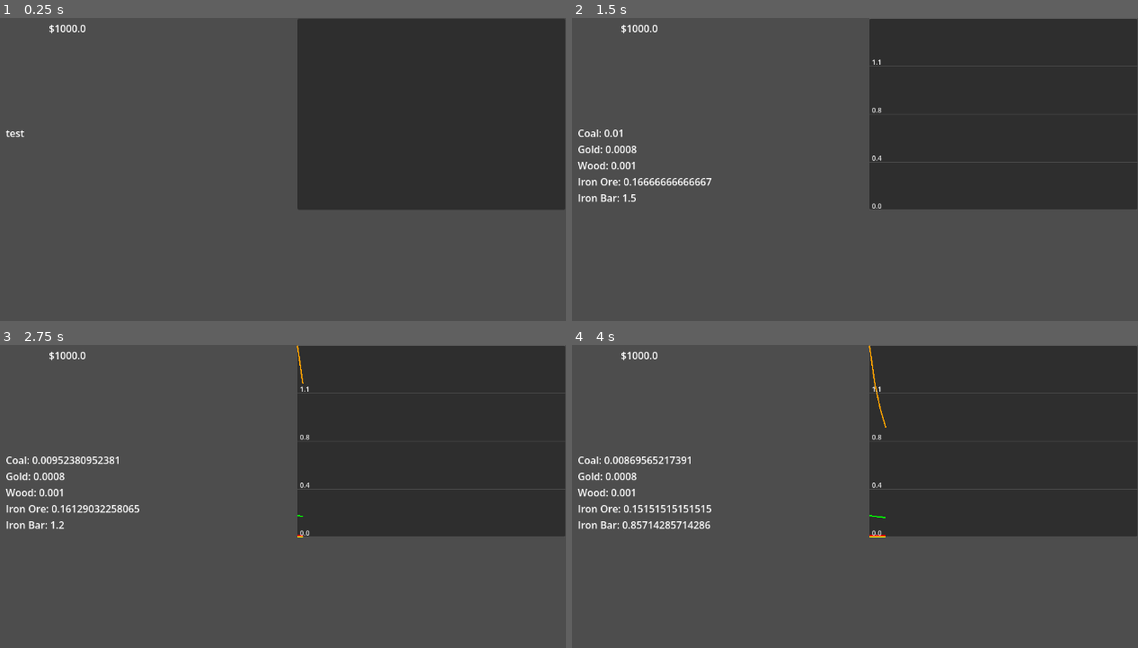
Above: before the commit, frames 1-4 (two rows, left to right).
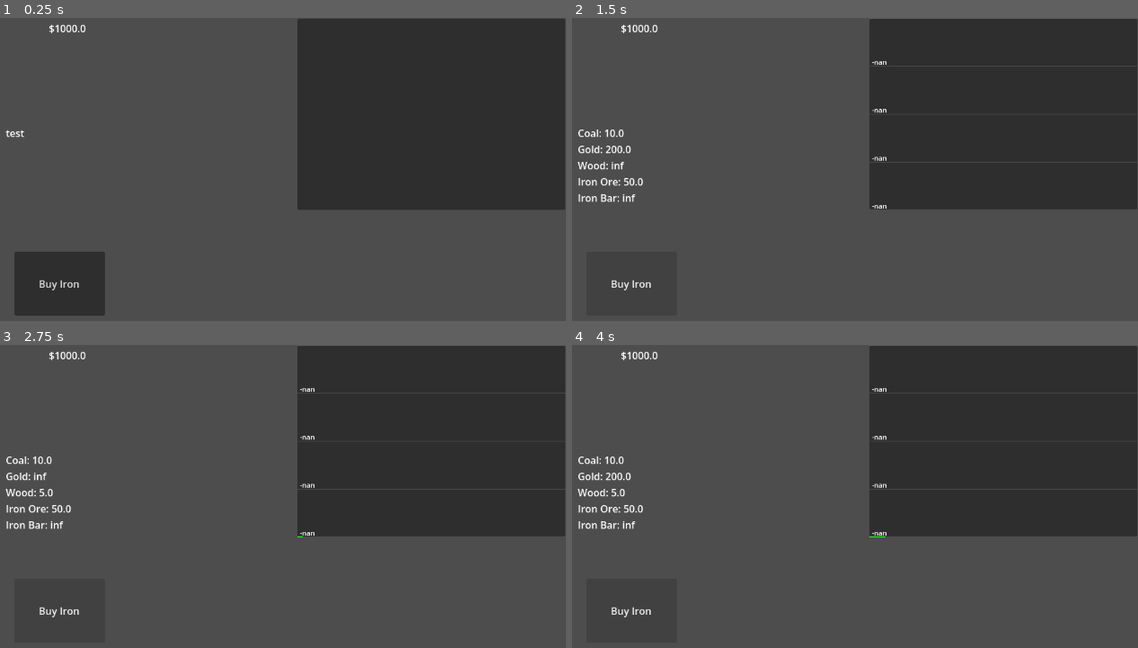
Above: after the commit, the same moments.

Repository: Uziel-8/PL-Market-Test
Game: Godot game, scene res://Scenes/level.tscn
Same seed, same stepped clock (60 frames per second), same inputs: the game is played once before the commit and once after it.
Inputs (mouse positions are in pixels of both pictures, inside the frame that each line leads up to):
- Up to frame 1 (0.25 s): no input
- Up to frame 2 (1.5 s): click (634, 284) at 0.5 s, where only the run after the commit has a clickable "Buy Iron"; click (634, 284) at 1.25 s, where only the run after the commit has a clickable "Buy Iron"
- Up to frame 3 (2.75 s): click (62, 611) at 2 s, where only the run after the commit has a clickable "Buy Iron"
- Up to frame 4 (4 s): tap Enter at 2.75 s; tap Space at 3.5 s

The runs differ from the first frame. In frame 1, 3.3% of the frame differs, in the area x 2-19%, y 77-99%; in frame 2, 0.7%; in frame 3, 0.9%; in frame 4, 1.1%.

Commit message:
added in quantity affecting price, and some randomness

Diff:
--- a/Resources/coal.tres
+++ b/Resources/coal.tres
@@ -12,4 +12,5 @@
 volatility_low = 0.9
 volatility_high = 1.1
 global_quantity = 1000
+target_quantity = 1000
 metadata/_custom_type_script = "uid://dadgjthpvgbma"
--- a/Resources/gold.tres
+++ b/Resources/gold.tres
@@ -12,5 +12,6 @@
 volatility_low = 0.5
 volatility_high = 1.5
 global_quantity = 500
+target_quantity = 500
 elasticity = 2.0
 metadata/_custom_type_script = "uid://dadgjthpvgbma"
--- a/Resources/iron_ore.tres
+++ b/Resources/iron_ore.tres
@@ -9,7 +9,7 @@
 current_price = 50.0
 supply = 1.0
 demand = 1.0
-volatility_low = 0.8
-volatility_high = 1.1
+volatility = 10.0
 global_quantity = 300
+target_quantity = 300
 metadata/_custom_type_script = "uid://dadgjthpvgbma"
--- a/Resources/wood.tres
+++ b/Resources/wood.tres
@@ -12,4 +12,5 @@
 volatility_low = 0.9
 volatility_high = 1.0
 global_quantity = 5000
+target_quantity = 5000
 metadata/_custom_type_script = "uid://dadgjthpvgbma"
--- a/Scenes/level.gd
+++ b/Scenes/level.gd
@@ -31,7 +31,28 @@
 
 func _update_market():
 	for commodity in Globals.commodities:
-		var ratio = commodity.global_quantity/max(commodity.target_quantity, 1.0)
-		commodity.current_price = commodity.base_price / pow(ratio, commodity.elasticity)
+
+		##Price-responsive consumption
+		var price_ratio = commodity.current_price / commodity.base_price
+		var actual_consumption = commodity.consumption_rate / pow(price_ratio, commodity.elasticity)
+
+		##randomness:
+		var noise = randf_range(-commodity.volatility, commodity.volatility)
+
+		##update quantity
+		commodity.global_quantity += commodity.production_rate
+		commodity.global_quantity -= actual_consumption
+		commodity.global_quantity += noise
+		commodity.global_quantity = max(commodity.global_quantity, 0.0)
+
+		##Price from quantity vs target
+		var quantity_ratio = commodity.global_quantity/max(commodity.target_quantity, 1.0)
+		commodity.current_price = commodity.base_price / pow(quantity_ratio, commodity.elasticity)
 		print(commodity.commodity_name, " updated price: ", commodity.current_price, ", quantity: ", commodity.global_quantity)
 		$Panel/PriceGraph.record_price(commodity.commodity_name, commodity.current_price)
+
+
+func _on_button_pressed() -> void:
+	for item in Globals.commodities:
+		if item == Globals.IRON_BAR:
+			item.global_quantity -= 230
--- a/Scenes/level.tscn
+++ b/Scenes/level.tscn
@@ -42,4 +42,12 @@
 
 [node name="ProductionCentre1" parent="." unique_id=804269367 instance=ExtResource("2_k5f4k")]
 
+[node name="Button" type="Button" parent="." unique_id=1379138880]
+offset_left = 267.0
+offset_top = 375.0
+offset_right = 412.0
+offset_bottom = 478.0
+text = "Buy Iron"
+
 [connection signal="timeout" from="Timer" to="." method="_on_timer_timeout"]
+[connection signal="pressed" from="Button" to="." method="_on_button_pressed"]
--- a/Scripts/commodity.gd
+++ b/Scripts/commodity.gd
@@ -7,7 +7,6 @@
 
 @export var base_price: float
 @export var current_price: float
-#@export var updated_price: float
 
 @export var min_supply : float = 100.0
 @export var supply: float
@@ -15,11 +14,10 @@
 @export var demand: float
 @export var demand_next: float = 1.0
 
-@export var volatility_low: float
-@export var volatility_high: float
+@export var volatility: float = 5.0
 
 @export var global_quantity: int
-@export var target_quantity: int
+@export var target_quantity: int = 100
 
 @export var production_rate: float = 10.0
 @export var consumption_rate: float = 10.0
